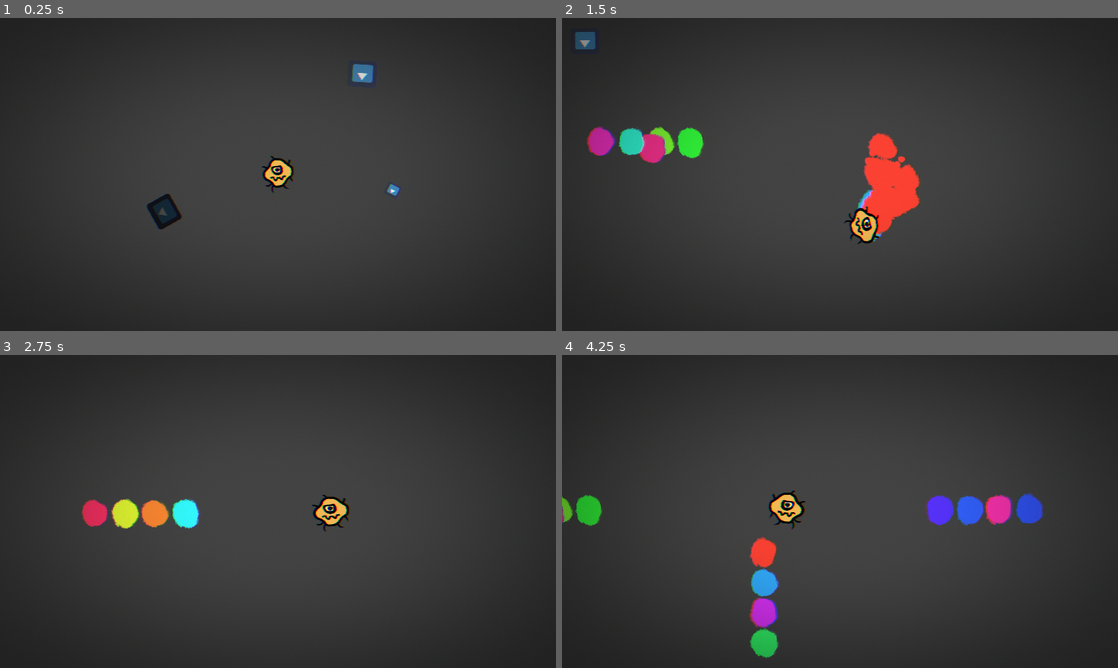
Above: before the commit, frames 1-4 (two rows, left to right).
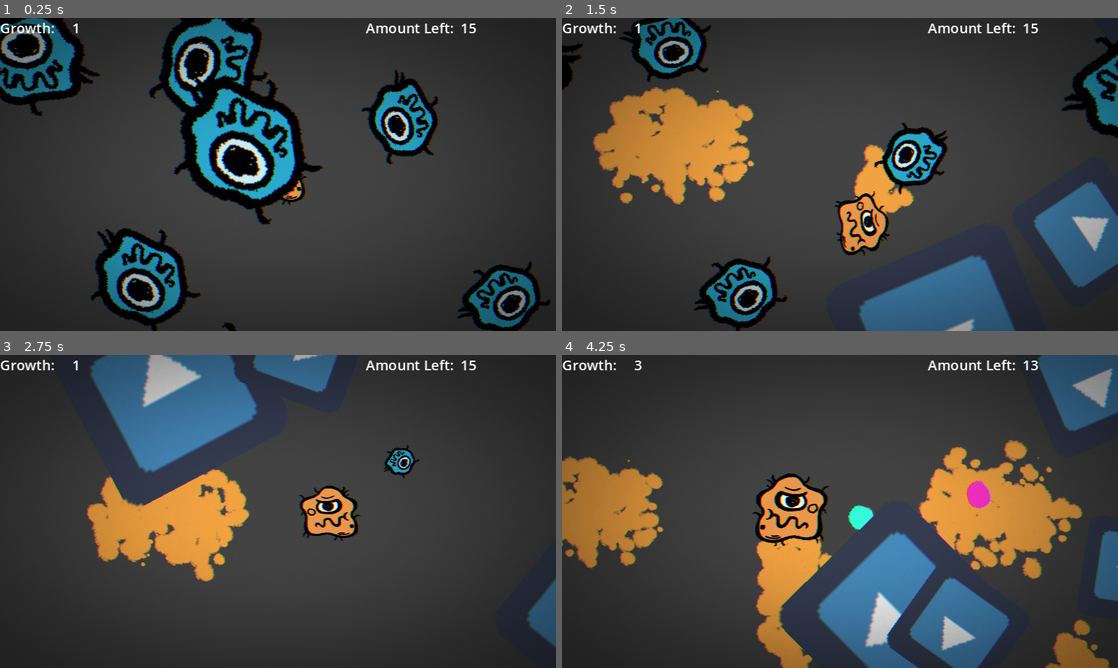
Above: after the commit, the same moments.

Repository: AlexPham0209/DishOut
Game: Godot game, scene res://src/Scenes/Levels/Level.tscn
Same seed, same stepped clock (60 frames per second), same inputs: the game is played once before the commit and once after it. The project has no main scene, so this scene is started directly. The engine's default icon, where the game draws it, is replaced by a stand-in: a white triangle on a blue panel in a dark square.
Inputs:
- Up to frame 1 (0.25 s): no input
- Up to frame 2 (1.5 s): tap Enter at 0.5 s; hold D (Right) 0.53-1.28 s; tap Space (Interact) at 0.6, 1.35 s; hold S (Down) from 1.28 s (still down)
- Up to frame 3 (2.75 s): release S (Down) at 2.03 s; hold D (Right) from 2.03 s (still down); tap Space (Interact) at 2.1 s
- Up to frame 4 (4.25 s): release D (Right) at 2.78 s; hold W (Up) 2.78-3.53 s; tap Space (Interact) at 2.85, 3.6 s; hold A (Left) from 3.53 s (still down)

The runs differ from the first frame. In frame 1, 25% of the frame differs, in the area x 0-100%, y 0-100%; in frame 2, 27%; in frame 3, 18%; in frame 4, 31%.

Commit message:
Created level generation

Diff:
--- a/project.godot
+++ b/project.godot
@@ -63,3 +63,6 @@
 
 2d_physics/layer_1="Player"
 2d_physics/layer_2="Enemy"
+2d_physics/layer_3="PlayerHurtBox"
+2d_physics/layer_4="EnemyHurtbox"
+2d_physics/layer_5="Environment"
--- /dev/null
+++ b/src/Resources/LevelGeneration/SpawnData.tres
@@ -0,0 +1,9 @@
+[gd_resource type="Resource" load_steps=2 format=3 uid="uid://d3m4l8d1e6tnu"]
+
+[ext_resource type="Script" path="res://src/Scripts/LevelGeneration/SpawnData.gd" id="1_qm7t4"]
+
+[resource]
+script = ExtResource("1_qm7t4")
+amount = 0
+min_size = 0
+max_size = 0
--- a/src/Scenes/Amoeba.tscn
+++ b/src/Scenes/Amoeba.tscn
@@ -1,7 +1,7 @@
 [gd_scene load_steps=12 format=3 uid="uid://c0utwiykrhy5g"]
 
 [ext_resource type="Script" path="res://src/Scripts/Cells/Amoeba.gd" id="1_3xfsd"]
-[ext_resource type="Texture2D" uid="uid://cn6w2amcfartv" path="res://src/Assets/Art/Petra/Pro_1.png" id="2_j3dh1"]
+[ext_resource type="Texture2D" uid="uid://b0wrx73jxa40f" path="res://src/Assets/Art/Petra/Pro_2.png" id="2_y6pxa"]
 [ext_resource type="Script" path="res://src/Scripts/Camera.gd" id="3_tjka0"]
 [ext_resource type="PackedScene" uid="uid://brjdw3n71x6ib" path="res://src/Scenes/Components/Growth.tscn" id="4_5ivvt"]
 [ext_resource type="PackedScene" uid="uid://tv55ugnq6ijl" path="res://src/Scenes/Components/Invincibility.tscn" id="5_q4afd"]
@@ -9,7 +9,7 @@
 [ext_resource type="PackedScene" uid="uid://swkgx2pi0q3d" path="res://src/Scenes/Abilities/BoostAbility.tscn" id="7_ydkoi"]
 
 [sub_resource type="RectangleShape2D" id="RectangleShape2D_ul07s"]
-size = Vector2(32, 38)
+size = Vector2(40, 38)
 
 [sub_resource type="Animation" id="Animation_1pqbn"]
 length = 0.001
@@ -50,14 +50,16 @@
 }
 
 [node name="Amoeba" type="CharacterBody2D" node_paths=PackedStringArray("ability")]
+collision_mask = 16
 script = ExtResource("1_3xfsd")
 cam_growth_rate = 0.005
 scale_growth_rate = 0.075
 ability = NodePath("Abilities/BoostAbility")
 
 [node name="Sprite" type="Sprite2D" parent="."]
+position = Vector2(0, -2.38419e-07)
 scale = Vector2(0.25, 0.25)
-texture = ExtResource("2_j3dh1")
+texture = ExtResource("2_y6pxa")
 
 [node name="CollisionShape2D" type="CollisionShape2D" parent="."]
 shape = SubResource("RectangleShape2D_ul07s")
@@ -82,8 +84,8 @@
 [node name="Invincibility" parent="." instance=ExtResource("5_q4afd")]
 
 [node name="Hurtbox" parent="." node_paths=PackedStringArray("growth", "invincibility") instance=ExtResource("5_rt8d0")]
-collision_layer = 1
-collision_mask = 2
+collision_layer = 4
+collision_mask = 8
 growth = NodePath("../Growth")
 invincibility = NodePath("../Invincibility")
 
@@ -96,6 +98,7 @@
 scale = Vector2(1, 0.971408)
 boost_speed = 700.0
 
+[connection signal="gain_health" from="Hurtbox" to="." method="heal"]
 [connection signal="take_damage" from="Hurtbox" to="." method="damage"]
 
 [editable path="Hurtbox"]
--- a/src/Scenes/Components/Hurtbox.tscn
+++ b/src/Scenes/Components/Hurtbox.tscn
@@ -6,10 +6,9 @@
 size = Vector2(23, 24.5)
 
 [node name="Hurtbox" type="Area2D"]
-collision_layer = 2
+collision_layer = 8
+collision_mask = 4
 script = ExtResource("1_owcf0")
 
 [node name="CollisionShape2D" type="CollisionShape2D" parent="."]
 shape = SubResource("RectangleShape2D_qq0lg")
-
-[connection signal="area_entered" from="." to="." method="_on_area_entered"]
--- a/src/Scenes/Components/Sight.tscn
+++ b/src/Scenes/Components/Sight.tscn
@@ -22,10 +22,12 @@
 [node name="Exit" type="Area2D" parent="."]
 visible = false
 collision_layer = 2
+collision_mask = 4
 monitorable = false
 
 [node name="Area2D" type="CollisionShape2D" parent="Exit"]
 shape = SubResource("CircleShape2D_v48my")
 
-[connection signal="area_entered" from="Enter" to="." method="enter_sight"]
+[connection signal="body_entered" from="Enter" to="." method="enter_sight"]
+[connection signal="body_exited" from="Enter" to="." method="exit_sight"]
 [connection signal="area_exited" from="Exit" to="." method="exit_sight"]
--- a/src/Scenes/Enemy/Cell.tscn
+++ b/src/Scenes/Enemy/Cell.tscn
@@ -4,18 +4,15 @@
 [ext_resource type="Texture2D" uid="uid://c8022nv1f3loo" path="res://icon.png" id="2_qj6me"]
 [ext_resource type="Script" path="res://src/Scripts/Components/Growth.gd" id="3_0pkhx"]
 [ext_resource type="PackedScene" uid="uid://cd1ne1rmx77gt" path="res://src/Scenes/States/StateMachine.tscn" id="3_whqsm"]
-[ext_resource type="Script" path="res://src/Scripts/Components/Hurtbox.gd" id="3_xskog"]
 [ext_resource type="Script" path="res://src/Scripts/States/StateMachine.gd" id="4_io8qd"]
 [ext_resource type="PackedScene" uid="uid://tv55ugnq6ijl" path="res://src/Scenes/Components/Invincibility.tscn" id="4_ywib0"]
+[ext_resource type="PackedScene" uid="uid://dsua2mr50l6wm" path="res://src/Scenes/Components/Hurtbox.tscn" id="5_ek4bs"]
 [ext_resource type="PackedScene" uid="uid://b2ks2vr8d0vqd" path="res://src/Scenes/States/State.tscn" id="5_ft01m"]
 [ext_resource type="Script" path="res://src/Scripts/States/RoamingState.gd" id="6_knp05"]
 [ext_resource type="Script" path="res://src/Scripts/States/DeathState.gd" id="7_25yi1"]
 [ext_resource type="Script" path="res://src/Scripts/Effects/Effect.gd" id="8_phfqo"]
 [ext_resource type="Resource" uid="uid://b52ef2wvfkw46" path="res://src/Resources/Effects/GrowEffect.tres" id="9_1jlkj"]
-[ext_resource type="PackedScene" uid="uid://b8yujopof8a6l" path="res://src/Scenes/Blood.tscn" id="10_vp6py"]
-
-[sub_resource type="RectangleShape2D" id="RectangleShape2D_qq0lg"]
-size = Vector2(19.5, 20)
+[ext_resource type="PackedScene" uid="uid://b8yujopof8a6l" path="res://src/Scenes/Trail/Blood.tscn" id="10_vp6py"]
 
 [sub_resource type="Animation" id="Animation_10ycn"]
 length = 0.001
@@ -54,8 +51,14 @@
 "Walk": SubResource("Animation_wouwy")
 }
 
+[sub_resource type="RectangleShape2D" id="RectangleShape2D_hlr45"]
+size = Vector2(32, 32)
+
 [node name="Cell" type="CharacterBody2D"]
+collision_layer = 2
+collision_mask = 16
 script = ExtResource("1_rcpp6")
+growth_rate = 0.15
 
 [node name="Icon" type="Sprite2D" parent="."]
 scale = Vector2(0.5, 0.5)
@@ -66,15 +69,9 @@
 
 [node name="Invincibility" parent="." instance=ExtResource("4_ywib0")]
 
-[node name="Hurtbox" type="Area2D" parent="." node_paths=PackedStringArray("growth", "invincibility")]
-collision_layer = 2
-monitorable = false
-script = ExtResource("3_xskog")
+[node name="Hurtbox" parent="." node_paths=PackedStringArray("growth", "invincibility") instance=ExtResource("5_ek4bs")]
 growth = NodePath("../Growth")
 invincibility = NodePath("../Invincibility")
-
-[node name="CollisionShape2D" type="CollisionShape2D" parent="Hurtbox"]
-shape = SubResource("RectangleShape2D_qq0lg")
 
 [node name="States" parent="." node_paths=PackedStringArray("entity") instance=ExtResource("3_whqsm")]
 script = ExtResource("4_io8qd")
@@ -98,4 +95,7 @@
 "": SubResource("AnimationLibrary_u65de")
 }
 
+[node name="CollisionShape2D" type="CollisionShape2D" parent="."]
+shape = SubResource("RectangleShape2D_hlr45")
+
 [connection signal="take_damage" from="Hurtbox" to="." method="damage"]
--- a/src/Scenes/Enemy/Fleer.tscn
+++ b/src/Scenes/Enemy/Fleer.tscn
@@ -17,15 +17,6 @@
 state_machine = NodePath("../States")
 reaction_state = "Fleeing"
 
-[node name="Enter" parent="Sight" index="0"]
-visible = true
-
-[node name="Exit" parent="Sight" index="1"]
-visible = true
-
-[node name="Hurtbox" parent="." index="4"]
-monitorable = true
-
 [node name="Fleeing" type="Node2D" parent="States" index="2" node_paths=PackedStringArray("sprite")]
 script = ExtResource("2_wbhrk")
 sprite = NodePath("../../Icon")
--- a/src/Scenes/Enemy/Spawner.tscn
+++ b/src/Scenes/Enemy/Spawner.tscn
@@ -11,6 +11,3 @@
 
 [node name="SpawnTimer" parent="." index="3" instance=ExtResource("2_sfx1n")]
 wait_time = 2.0
-
-[node name="Hurtbox" parent="." index="4"]
-monitorable = true
--- a/src/Scenes/Enemy/Splitter.tscn
+++ b/src/Scenes/Enemy/Splitter.tscn
@@ -14,9 +14,6 @@
 state_machine = NodePath("../States")
 reaction_state = "Split"
 
-[node name="Hurtbox" parent="." index="4"]
-monitorable = true
-
 [node name="Split" type="Node2D" parent="States" index="2"]
 script = ExtResource("3_1lm38")
 amount = 10
--- a/src/Scenes/Levels/Level.tscn
+++ b/src/Scenes/Levels/Level.tscn
@@ -1,12 +1,36 @@
-[gd_scene load_steps=11 format=3 uid="uid://dvt6tmyt3u46e"]
+[gd_scene load_steps=17 format=3 uid="uid://dvt6tmyt3u46e"]
 
 [ext_resource type="Shader" path="res://src/Shaders/Vignette.gdshader" id="1_pwt6p"]
+[ext_resource type="Script" path="res://src/Scripts/Level.gd" id="1_r3wpv"]
+[ext_resource type="PackedScene" uid="uid://5iaqrrp5m1ar" path="res://src/Scenes/Enemy/Chaser.tscn" id="1_ry6n2"]
 [ext_resource type="PackedScene" uid="uid://c0utwiykrhy5g" path="res://src/Scenes/Amoeba.tscn" id="2_7tf01"]
-[ext_resource type="PackedScene" uid="uid://dni3h0123ehkk" path="res://src/Scenes/Enemy/Spawner.tscn" id="2_e6vjr"]
+[ext_resource type="Script" path="res://src/Scripts/LevelGeneration/SpawnData.gd" id="2_lhyli"]
 [ext_resource type="Shader" path="res://src/Shaders/ChromaticAberration.gdshader" id="2_xsx4r"]
-[ext_resource type="PackedScene" uid="uid://uv30qc2qalff" path="res://src/Scenes/Enemy/Splitter.tscn" id="3_q2wcw"]
+[ext_resource type="PackedScene" uid="uid://dcwe2fhdssqod" path="res://src/Scenes/Enemy/Fleer.tscn" id="3_xicmk"]
 [ext_resource type="Shader" path="res://src/Shaders/Dash.gdshader" id="5_j72a0"]
-[ext_resource type="PackedScene" uid="uid://svqfj24tt0ep" path="res://src/Scenes/Enemy/Grower.tscn" id="5_y1d1x"]
+[ext_resource type="Script" path="res://src/Scenes/UI/GrowthText.gd" id="5_r0xt8"]
+[ext_resource type="Script" path="res://src/Scenes/UI/GrowthLeft.gd" id="6_eg2vm"]
+
+[sub_resource type="Resource" id="Resource_264hh"]
+script = ExtResource("2_lhyli")
+type = ExtResource("3_xicmk")
+amount = 15
+min_size = 0
+max_size = 5
+
+[sub_resource type="Resource" id="Resource_t5orb"]
+script = ExtResource("2_lhyli")
+type = ExtResource("1_ry6n2")
+amount = 10
+min_size = 10
+max_size = 20
+
+[sub_resource type="Resource" id="Resource_yhsp7"]
+script = ExtResource("2_lhyli")
+type = ExtResource("3_xicmk")
+amount = 15
+min_size = 5
+max_size = 10
 
 [sub_resource type="ShaderMaterial" id="ShaderMaterial_gbqte"]
 shader = ExtResource("5_j72a0")
@@ -31,27 +55,19 @@
 shader_parameter/b_displacement = Vector2(-1.25, 0)
 
 [node name="Level" type="Node2D"]
+script = ExtResource("1_r3wpv")
+amount_left = 15
+spawns = Array[ExtResource("2_lhyli")]([SubResource("Resource_264hh"), SubResource("Resource_t5orb"), SubResource("Resource_yhsp7")])
 
 [node name="Enemies" type="Node2D" parent="."]
-
-[node name="Splitter" parent="Enemies" instance=ExtResource("3_q2wcw")]
-position = Vector2(422, 58)
-growth_rate = 0.15
-
-[node name="Spawner" parent="Enemies" instance=ExtResource("2_e6vjr")]
-position = Vector2(185, 228)
-growth_rate = 0.15
-
-[node name="Grower" parent="Enemies" instance=ExtResource("5_y1d1x")]
-position = Vector2(456, 198)
-growth_rate = 0.15
 
 [node name="Amoeba" parent="." instance=ExtResource("2_7tf01")]
 material = SubResource("ShaderMaterial_gbqte")
 position = Vector2(311, 174)
 friction = 15.0
-cam_growth_rate = 0.01
-scale_growth_rate = 0.15
+cam_growth_rate = 0.04
+scale_growth_rate = 0.4
+min = 0.25
 
 [node name="Growth" parent="Amoeba" index="4"]
 value = 1
@@ -87,15 +103,51 @@
 offset_right = 640.0
 offset_bottom = 360.0
 
-[node name="RichTextLabel" type="RichTextLabel" parent="UI/Control"]
+[node name="GrowthText" type="Control" parent="UI/Control"]
+anchors_preset = 0
+offset_right = 40.0
+offset_bottom = 40.0
+script = ExtResource("5_r0xt8")
+
+[node name="Text" type="RichTextLabel" parent="UI/Control/GrowthText"]
 layout_mode = 0
-offset_right = 153.0
+offset_right = 83.0
+offset_bottom = 40.0
+text = "Growth: "
+
+[node name="Score" type="RichTextLabel" parent="UI/Control/GrowthText"]
+layout_mode = 0
+offset_left = 83.0
+offset_right = 123.0
 offset_bottom = 40.0
 
-[connection signal="area_entered" from="Enemies/Splitter/Hurtbox" to="Enemies/Splitter" method="player_enter"]
-[connection signal="area_exited" from="Enemies/Splitter/Hurtbox" to="Enemies/Splitter" method="player_exit"]
+[node name="GrowthLeft" type="Control" parent="UI"]
+layout_mode = 3
+anchors_preset = 0
+offset_left = 421.0
+offset_right = 461.0
+offset_bottom = 40.0
+script = ExtResource("6_eg2vm")
 
-[editable path="Enemies/Splitter"]
+[node name="Text" type="RichTextLabel" parent="UI/GrowthLeft"]
+layout_mode = 0
+offset_right = 109.0
+offset_bottom = 40.0
+text = "Amount Left:"
+
+[node name="Score" type="RichTextLabel" parent="UI/GrowthLeft"]
+layout_mode = 0
+offset_left = 109.0
+offset_right = 173.0
+offset_bottom = 40.0
+
+[node name="Limits" type="Node2D" parent="."]
+
+[node name="TopLeft" type="Marker2D" parent="Limits"]
+
+[node name="BottomRight" type="Marker2D" parent="Limits"]
+position = Vector2(2048, 1024)
+
 [editable path="Amoeba"]
 [editable path="Amoeba/Hurtbox"]
 [editable path="Amoeba/Abilities/BoostAbility"]
--- /dev/null
+++ b/src/Scenes/Levels/Level1.tscn
@@ -0,0 +1,9 @@
+[gd_scene load_steps=2 format=3 uid="uid://8syuojrdilr3"]
+
+[ext_resource type="PackedScene" uid="uid://dvt6tmyt3u46e" path="res://src/Scenes/Levels/Level.tscn" id="1_fn4pg"]
+
+[node name="Level1" instance=ExtResource("1_fn4pg")]
+
+[editable path="Amoeba"]
+[editable path="Amoeba/Hurtbox"]
+[editable path="Amoeba/Abilities/BoostAbility"]
--- a/src/Scenes/TestScene/FleerTest.tscn
+++ b/src/Scenes/TestScene/FleerTest.tscn
@@ -17,39 +17,37 @@
 
 [node name="Fleer" parent="Enemies/Fleers" instance=ExtResource("2_rl1mq")]
 position = Vector2(246, 423)
-growth = 2
+growth_rate = 0.5
 
 [node name="Fleer2" parent="Enemies/Fleers" instance=ExtResource("2_rl1mq")]
 position = Vector2(246, -15)
-growth = 2
+growth_rate = 0.5
 
 [node name="Fleer3" parent="Enemies/Fleers" instance=ExtResource("2_rl1mq")]
 position = Vector2(355, 263)
-growth = 2
+growth_rate = 0.5
 
 [node name="Fleer4" parent="Enemies/Fleers" instance=ExtResource("2_rl1mq")]
 position = Vector2(-124, 225)
-growth = 2
+growth_rate = 0.5
 
 [node name="Chasers" type="Node2D" parent="Enemies"]
 
 [node name="Chaser" parent="Enemies/Chasers" instance=ExtResource("4_3crid")]
 position = Vector2(116, 313)
-growth = 1
+growth_rate = 0.5
 
 [node name="Chaser2" parent="Enemies/Chasers" instance=ExtResource("4_3crid")]
 position = Vector2(640, 209)
-growth = 1
+growth_rate = 0.5
 
 [node name="Chaser3" parent="Enemies/Chasers" instance=ExtResource("4_3crid")]
 position = Vector2(538, 83)
-growth = 1
+growth_rate = 0.5
 
 [node name="Amoeba" parent="." instance=ExtResource("1_mvl6u")]
 position = Vector2(132, 140)
 max_growth = 50
-cam_growth_rate = 0.005
-scale_growth_rate = 0.075
 min = 0.2
 
 [node name="CanvasLayer" type="CanvasLayer" parent="."]
--- a/src/Scenes/TestScene/PoisonTest.tscn
+++ b/src/Scenes/TestScene/PoisonTest.tscn
@@ -31,7 +31,9 @@
 
 [node name="Spawner" parent="." instance=ExtResource("8_1bij4")]
 position = Vector2(56, 212)
+growth_rate = 0.5
 
 [editable path="Cell"]
 [editable path="Amoeba"]
 [editable path="Amoeba/Hurtbox"]
+[editable path="Amoeba/Abilities/BoostAbility"]
--- /dev/null
+++ b/src/Scenes/Trail/Goo.gd
@@ -0,0 +1,9 @@
+extends CPUParticles2D
+
+func _on_timer_timeout() -> void:
+	set_process(false)
+	set_physics_process(false)
+	set_process_input(false)
+	set_process_internal(false)
+	set_process_unhandled_input(false)
+	set_process_unhandled_key_input(false)
--- /dev/null
+++ b/src/Scenes/Trail/Goo.tscn
@@ -0,0 +1,9 @@
+[gd_scene load_steps=3 format=3 uid="uid://c02v1srg6fdem"]
+
+[ext_resource type="PackedScene" uid="uid://b8yujopof8a6l" path="res://src/Scenes/Trail/Blood.tscn" id="1_no1dr"]
+[ext_resource type="Script" path="res://src/Scenes/Trail/Goo.gd" id="2_lg5w1"]
+
+[node name="Goo" instance=ExtResource("1_no1dr")]
+self_modulate = Color(0.96, 0.64464, 0.2592, 1)
+explosiveness = 0.5
+script = ExtResource("2_lg5w1")
--- a/src/Scenes/Trail/Trail.tscn
+++ b/src/Scenes/Trail/Trail.tscn
@@ -1,11 +1,11 @@
 [gd_scene load_steps=3 format=3 uid="uid://c6jd0d7i1m1ko"]
 
 [ext_resource type="Script" path="res://src/Scripts/Trail/Trail.gd" id="1_4lcs1"]
-[ext_resource type="PackedScene" uid="uid://b8yujopof8a6l" path="res://src/Scenes/Blood.tscn" id="2_e7bj6"]
+[ext_resource type="PackedScene" uid="uid://c02v1srg6fdem" path="res://src/Scenes/Trail/Goo.tscn" id="2_3n61c"]
 
 [node name="Trail" type="Node2D"]
 script = ExtResource("1_4lcs1")
-texture = ExtResource("2_e7bj6")
+texture = ExtResource("2_3n61c")
 
 [node name="Timer" type="Timer" parent="."]
 wait_time = 0.05
--- /dev/null
+++ b/src/Scenes/UI/GrowthLeft.gd
@@ -0,0 +1,9 @@
+extends Control
+
+@onready var score = $Score
+
+func _ready() -> void:
+	Global.grow.connect(change_text)
+
+func change_text(amount):
+	score.text = str(Global.amount_left - amount + 1)
--- /dev/null
+++ b/src/Scenes/UI/GrowthText.gd
@@ -0,0 +1,8 @@
+extends Control
+
+@onready var score = $Score
+func _ready() -> void:
+	Global.grow.connect(change_text)
+
+func change_text(amount):
+	score.text = str(amount)
--- a/src/Scripts/Abilities/BoostAbility.gd
+++ b/src/Scripts/Abilities/BoostAbility.gd
@@ -21,6 +21,7 @@
 	instance = spawner.instantiate()
 	#instance.position = Vector2.ZERO
 	entity.add_child(instance)
+	instance.scale = entity.scale
 	timer.start()
 
 
--- a/src/Scripts/Cells/Amoeba.gd
+++ b/src/Scripts/Cells/Amoeba.gd
@@ -35,6 +35,7 @@
 	camera.zoom = (start_zoom - (growth.get_vector() * cam_growth_rate)).clamp(Vector2(min, min), Vector2.ONE)
 	Global.player = self
 	ability.entity = self
+	Global.grow.emit.call_deferred(growth.value)
 
 
 func _physics_process(delta: float) -> void:
@@ -76,6 +77,9 @@
 func damage():
 	grow(-1)
 
+func heal():
+	grow(1)
+
 func grow(amount):
 	#Once reached max growth, then go to the next level
 	growth.value += amount
@@ -89,6 +93,7 @@
 		queue_free()
 
 	notify_cells.emit()
+	Global.grow.emit(growth.value)
 
 	#Calculate new scale
 	var new_scale = start_scale + (growth.get_vector() * scale_growth_rate)
--- a/src/Scripts/Components/Hurtbox.gd
+++ b/src/Scripts/Components/Hurtbox.gd
@@ -2,6 +2,7 @@
 extends Area2D
 
 signal take_damage()
+signal gain_health()
 
 @export var growth : Growth
 @export var invincibility : Invincibility
--- a/src/Scripts/Components/Sight.gd
+++ b/src/Scripts/Components/Sight.gd
@@ -4,22 +4,23 @@
 @export var state_machine : StateMachine
 @export var reaction_state : String
 
-func enter_sight(area: Area2D) -> void:
-	if area.get_parent() is not Amoeba:
+func enter_sight(body: Node2D) -> void:
+	if body is not Amoeba:
 		return
 
-	var player : Amoeba = area.get_parent()
+	var player : Amoeba = body
 
 	if not player.notify_cells.is_connected(initiate_chase):
 		player.notify_cells.connect(initiate_chase)
 
 
 #If it is outside of area, leave it out of callable
-func exit_sight(area: Area2D) -> void:
-	if area.get_parent() is not Amoeba:
+func exit_sight(body: Node2D) -> void:
+	if body is not Amoeba:
 		return
 
-	var player : Amoeba = area.get_parent()
+	var player : Amoeba = body
+
 
 	if player.notify_cells.is_connected(initiate_chase):
 		player.notify_cells.disconnect(initiate_chase)
--- /dev/null
+++ b/src/Scripts/Level.gd
@@ -0,0 +1,25 @@
+extends Node2D
+
+@export var amount_left : int
+@export var spawns : Array[SpawnData]
+@onready var top_left : Marker2D = $Limits/TopLeft
+@onready var bottom_right : Marker2D = $Limits/BottomRight
+
+func _ready() -> void:
+	Global.amount_left = amount_left
+	spawn_enemies()
+
+func spawn_enemies():
+	for data in spawns:
+		var type = data.type
+		var amount = data.amount
+
+		for i in range(amount):
+			var instance = type.instantiate() as Cell
+			var x = randf_range(top_left.global_position.x, bottom_right.global_position.x)
+			var y = randf_range(bottom_right.global_position.y, top_left.global_position.y)
+			var growth = randi_range(data.min_size, data.max_size)
+
+			instance.global_position = Vector2(x, y)
+			get_tree().current_scene.add_child(instance)
+			instance.scale = instance.start_scale + (Vector2(growth, growth) * instance.growth_rate)
--- /dev/null
+++ b/src/Scripts/LevelGeneration/SpawnData.gd
@@ -0,0 +1,7 @@
+class_name SpawnData
+extends Resource
+
+@export var type : PackedScene
+@export var amount : int
+@export var min_size : int
+@export var max_size : int
--- a/src/Scripts/States/RoamingState.gd
+++ b/src/Scripts/States/RoamingState.gd
@@ -9,7 +9,7 @@
 @export var speed : float = 50
 
 func enter(param : Dictionary = {}):
-	change_target_position()
+	target_position = global_position + Vector2(randf_range(-distance, distance), randf_range(-distance, distance))
 
 func physics_update(delta):
 	var e = entity as Cell
--- a/src/Singleton/Global.gd
+++ b/src/Singleton/Global.gd
@@ -1,3 +1,5 @@
 extends Node
 
 var player : Amoeba
+var amount_left : int
+signal grow(amount)
Binary file added: src/Assets/Art/Petra/Pro_2.png
Not shown, added: src/Assets/Art/Petra/Pro_2.png.import
Renamed: src/Scenes/Blood.tscn -> src/Scenes/Trail/Blood.tscn
